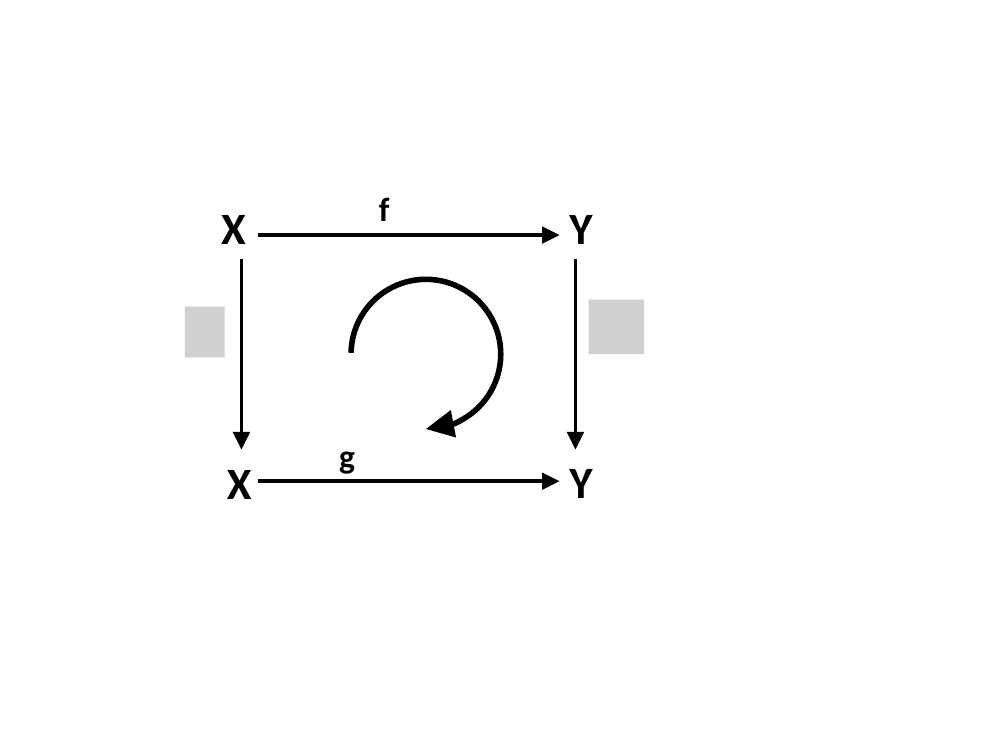
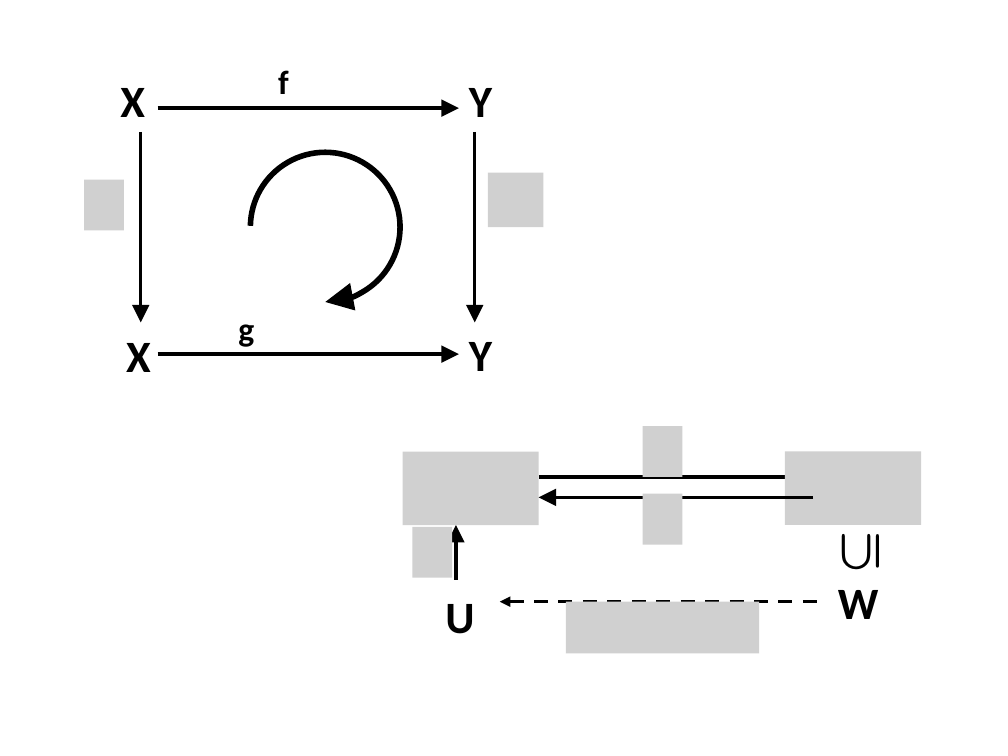
Before and after one commit to lutteropp/GeoTopo, a slide deck: slide 32 of images/Bilder.pptx. Drawn at 1008x756 pixels with LibreOffice and Linux fonts; fonts in the diff are those of the drawing; grey boxes stand for pictures. Boxes give left, top, right and bottom in pixels: in the first picture for what was removed or moved away, otherwise in the second. Text is boxed around its words. In the diff, an @@ line names an element or a change of style, - is before the commit and + after.

```diff
--- a/images/Bilder.pptx
+++ b/images/Bilder.pptx
@@ 6 texts, 4 arrows, 1 arc (boxed as its full ellipse): place and size @@
-6 texts, 4 arrows, 1 arc (boxed as its full ellipse) at <box>221,197,592,499</box>
+6 texts, 4 arrows, 1 arc (boxed as its full ellipse) at <box>120,70,492,372</box>
@@ picture added at <box>85,179,125,230</box> @@
@@ picture added at <box>488,172,543,227</box> @@
@@ picture removed at <box>589,299,644,354</box> @@
@@ picture removed at <box>184,306,225,357</box> @@
@@ picture added at <box>642,426,682,477</box> @@
@@ picture added at <box>402,452,538,525</box> @@
@@ arrow added from (538, 477) to (813, 477), #000000 2.5 pt @@
@@ picture added at <box>785,452,921,525</box> @@
@@ arrow added from (813, 497) to (538, 497), #000000 2.5 pt @@
@@ picture added at <box>642,494,682,544</box> @@
@@ picture added at <box>412,527,453,578</box> @@
@@ arrow added from (456, 580) to (456, 525), #000000 2.5 pt @@
@@ text added at <box>813,510,898,579</box>, 44 pt, text #000000 @@
+⊆
@@ text added at <box>838,590,879,619</box>, 32 pt, text #000000, bold @@
+W
@@ text added at <box>445,604,474,634</box>, 32 pt, text #000000, bold @@
+U
@@ arrow added from (826, 602) to (500, 602), #000000 2.5 pt dashed @@
@@ picture added at <box>565,602,759,653</box> @@
```
Also in this commit, not shown: 4 slides added, 9 other files.
